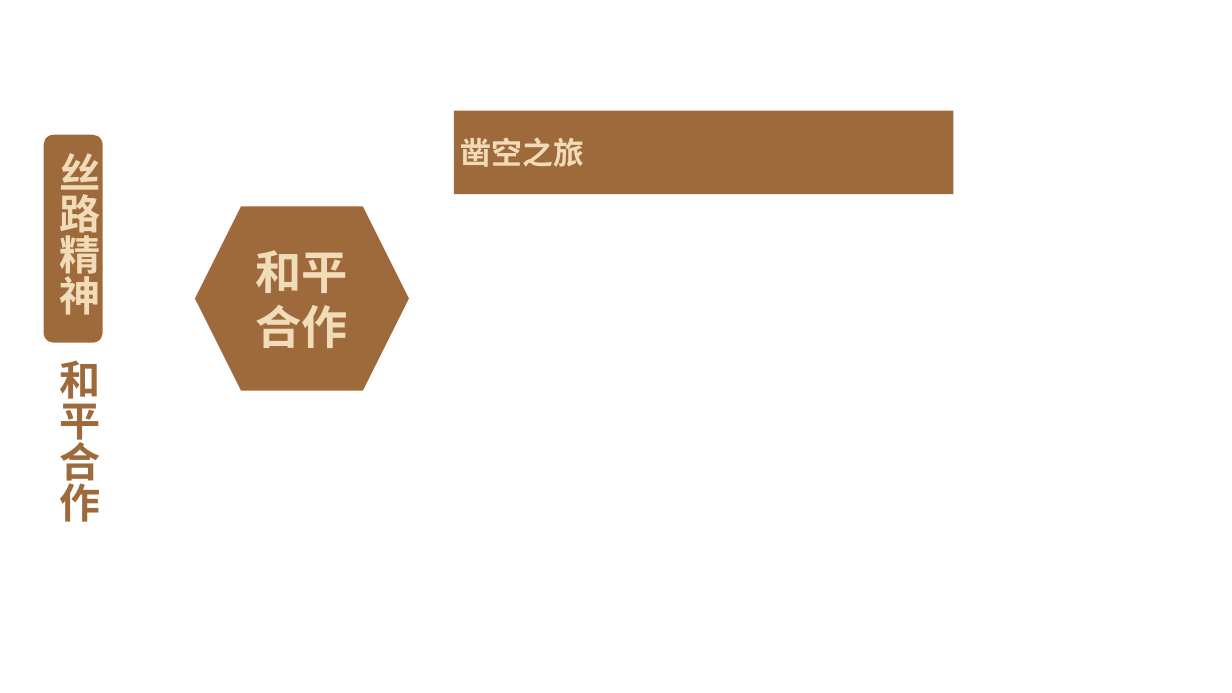
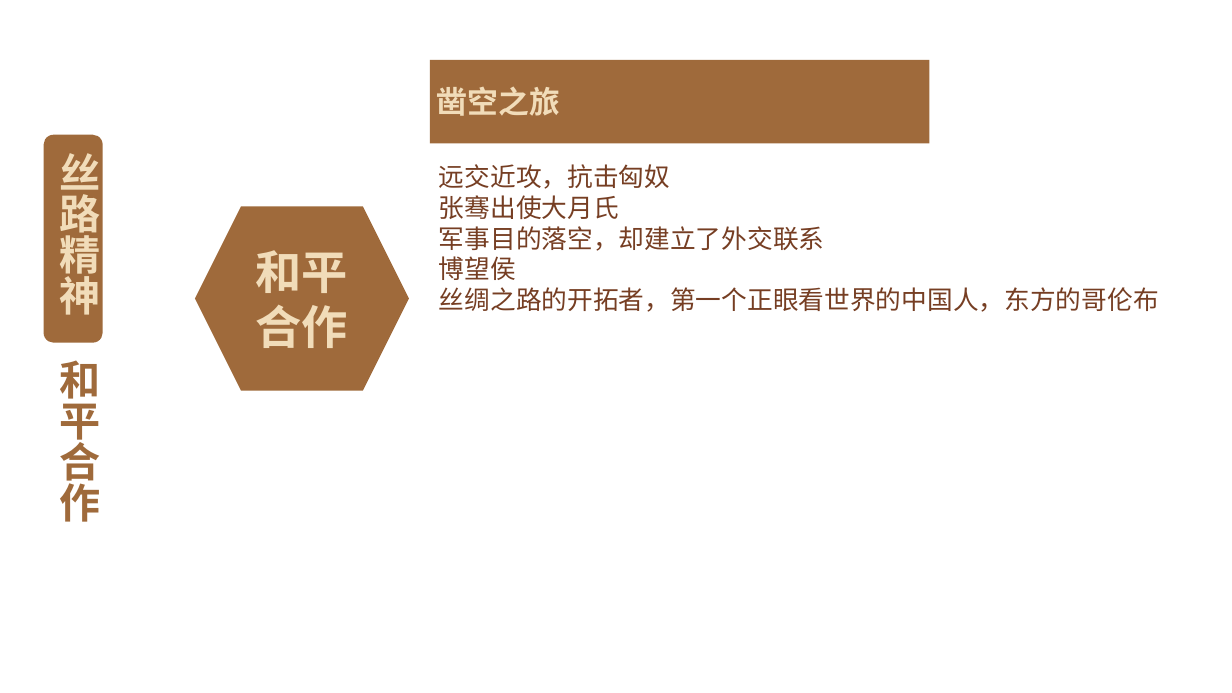
Before and after one commit to FredJiangFei/freetalk, a slide deck: slide 11 of 一带一路/一带一路 - 1.pptx. Drawn at 1232x693 pixels with LibreOffice and Linux fonts; fonts in the diff are those of the drawing; background and template pictures are left out. Boxes give left, top, right and bottom in pixels: in the first picture for what was removed or moved away, otherwise in the second. Text is boxed around its words. In the diff, an @@ line names an element or a change of style, - is before the commit and + after.

```diff
--- a/一带一路/一带一路 - 1.pptx
+++ b/一带一路/一带一路 - 1.pptx
@@ rectangle "凿空之旅": place and size @@
-rectangle "凿空之旅" at (454, 111, 954, 194)
+rectangle "凿空之旅" at (430, 60, 930, 143)
@@ text added at (439, 164, 1159, 312), 20 pt, text #763E23 @@
+远交近攻，抗击匈奴
+张骞出使大月氏
+军事目的落空，却建立了外交联系
+博望侯
+丝绸之路的开拓者，第一个正眼看世界的中国人，东方的哥伦布
```
Also in this commit, not shown: 11 other slides changed, 3 slides added, 11 slides removed, 1 other file.
